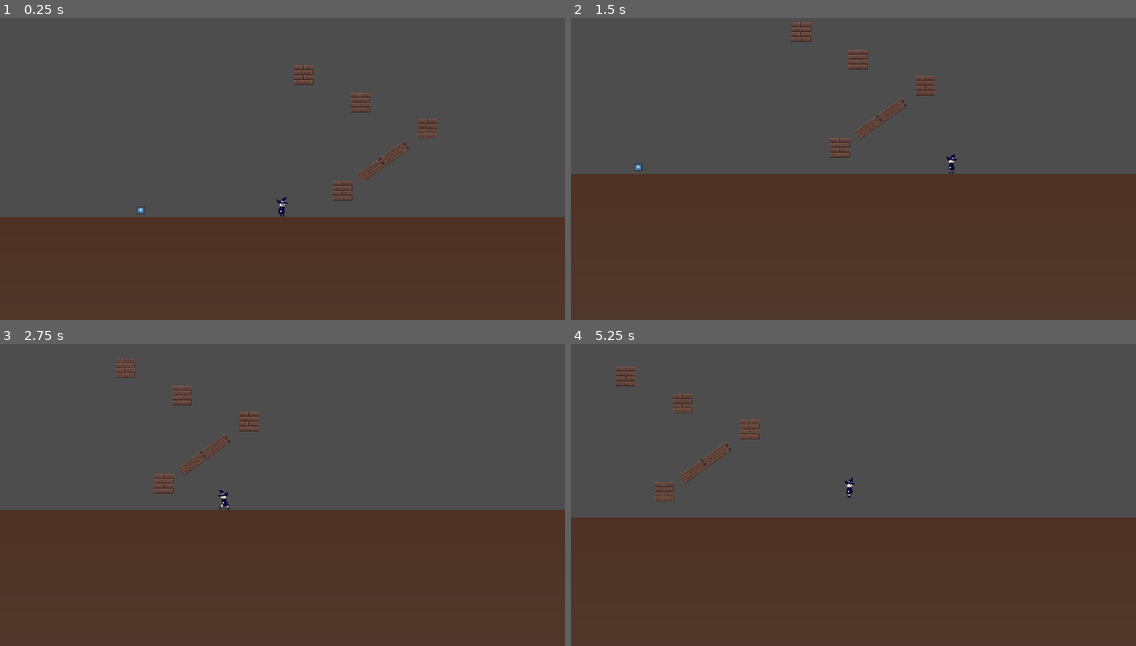
Above: before the commit, frames 1-4 (two rows, left to right).
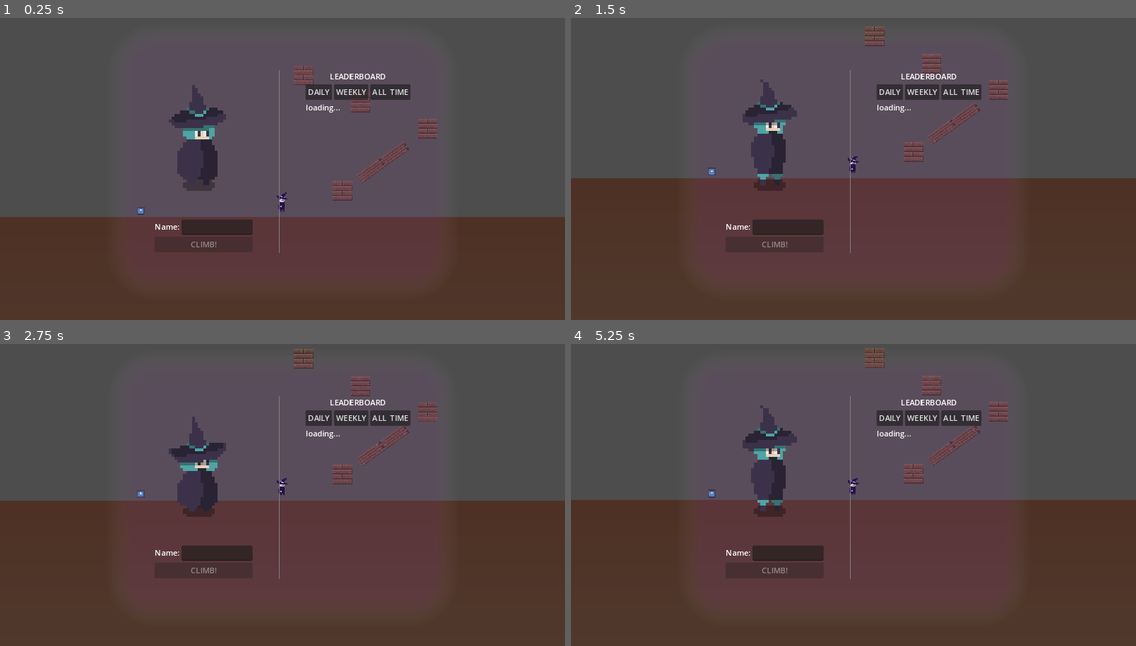
Above: after the commit, the same moments.

Repository: dicemaster5/Summon2Scale
Game: Godot game, scene res://scenes/main.tscn
Same seed, same stepped clock (60 frames per second), same inputs: the game is played once before the commit and once after it. The engine's default icon, where the game draws it, is replaced by a stand-in: a white triangle on a blue panel in a dark square.
Inputs:
- Up to frame 1 (0.25 s): no input
- Up to frame 2 (1.5 s): hold Shift (run) 0.53-1.28 s; hold D (move_right) from 0.53 s (still down); tap Space (jump) at 0.77 s; tap Shift (run) at 1.35 s
- Up to frame 3 (2.75 s): tap Space (jump) at 1.52 s; release D (move_right) at 2.03 s; hold A (move_left) from 2.03 s (still down); hold Shift (run) from 2.03 s (still down)
- Up to frame 4 (5.25 s): release A (move_left) at 2.78 s; release Shift (run) at 2.78 s; hold D (move_right) 2.78-4.28 s; tap Shift (run) at 2.85, 4.35 s; tap Space (jump) at 3.02, 3.77, 4.52 s; hold Shift (run) 3.53-4.28 s; hold A (move_left) 4.28-5.03 s; hold D (move_right) from 5.03 s (still down); hold Shift (run) from 5.03 s (still down)

The runs differ from the first frame. In frame 1, 4.1% of the frame differs, in the area x 24-78%, y 15-78%; in frame 2, 7.0%; in frame 3, 6.9%; in frame 4, 8.3%, in the area x 0-100%, y 1-78%.
Error after the commit: Invalid access to property or key 'scores' on a base object of type 'Nil'. (res://systems/scoreboard.gd:39)

Commit message:
add UI to main and disable player until game start

Diff:
--- a/scenes/main.tscn
+++ b/scenes/main.tscn
@@ -1,11 +1,13 @@
-[gd_scene load_steps=12 format=3 uid="uid://dqjwfb7v30oht"]
+[gd_scene load_steps=14 format=3 uid="uid://dqjwfb7v30oht"]
 
 [ext_resource type="Script" path="res://systems/follow_cam.gd" id="1_k2bgo"]
 [ext_resource type="PackedScene" uid="uid://k3xhnojhg2vg" path="res://scenes/player.tscn" id="1_ucno6"]
+[ext_resource type="PackedScene" uid="uid://cv6onxigv60s7" path="res://scenes/mainmenu.tscn" id="2_3djux"]
 [ext_resource type="PackedScene" uid="uid://cgmhxvijem8h5" path="res://assets/blocks/deafault_block/block.tscn" id="3_1miv3"]
 [ext_resource type="Texture2D" uid="uid://dxi2g8qel7o4i" path="res://icon.svg" id="3_6yly4"]
+[ext_resource type="PackedScene" uid="uid://d3tiwo8ub427f" path="res://scenes/tutorialmenu.tscn" id="3_rtmu4"]
 [ext_resource type="Script" path="res://systems/win_area.gd" id="4_2l6c1"]
-[ext_resource type="PackedScene" uid="uid://g1d5rta1lbgl" path="res://scenes/winscreen.tscn" id="5_yanaa"]
+[ext_resource type="PackedScene" uid="uid://b2qeydgwpvtr2" path="res://scenes/winscreen.tscn" id="5_yanaa"]
 
 [sub_resource type="WorldBoundaryShape2D" id="WorldBoundaryShape2D_1ew2j"]
 
@@ -28,7 +30,14 @@
 script = ExtResource("1_k2bgo")
 follow_target = NodePath("../Player")
 
-[node name="UserInterfacaeManager" type="CanvasLayer" parent="."]
+[node name="UserInterfaceManager" type="CanvasLayer" parent="."]
+
+[node name="Main Menu" parent="UserInterfaceManager" node_paths=PackedStringArray("menu_tutorial") instance=ExtResource("2_3djux")]
+z_index = 1
+menu_tutorial = NodePath("../tutorial menu")
+
+[node name="tutorial menu" parent="UserInterfaceManager" instance=ExtResource("3_rtmu4")]
+visible = false
 
 [node name="Player" parent="." instance=ExtResource("1_ucno6")]
 position = Vector2(0, 107)
@@ -66,7 +75,7 @@
 position = Vector2(-289, 120)
 script = ExtResource("4_2l6c1")
 win_screen_scene = ExtResource("5_yanaa")
-ui_canvas = NodePath("../UserInterfacaeManager")
+ui_canvas = NodePath("../UserInterfaceManager")
 
 [node name="CollisionShape2D" type="CollisionShape2D" parent="WinArea"]
 shape = SubResource("RectangleShape2D_pidno")
--- a/systems/player.gd
+++ b/systems/player.gd
@@ -21,6 +21,9 @@
 	animator.play()
 
 func _physics_process(delta: float) -> void:
+	if Globals.we_are_in_a_menu:
+		return
+
 	# Add the gravity.
 	if not is_on_floor() && gravity_enabled:
 		velocity += get_gravity() * delta
